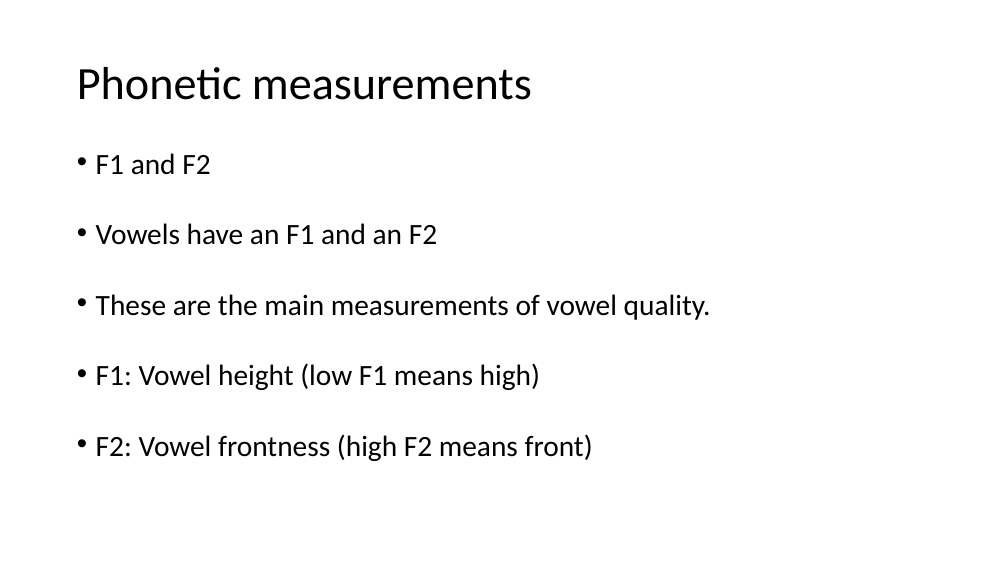
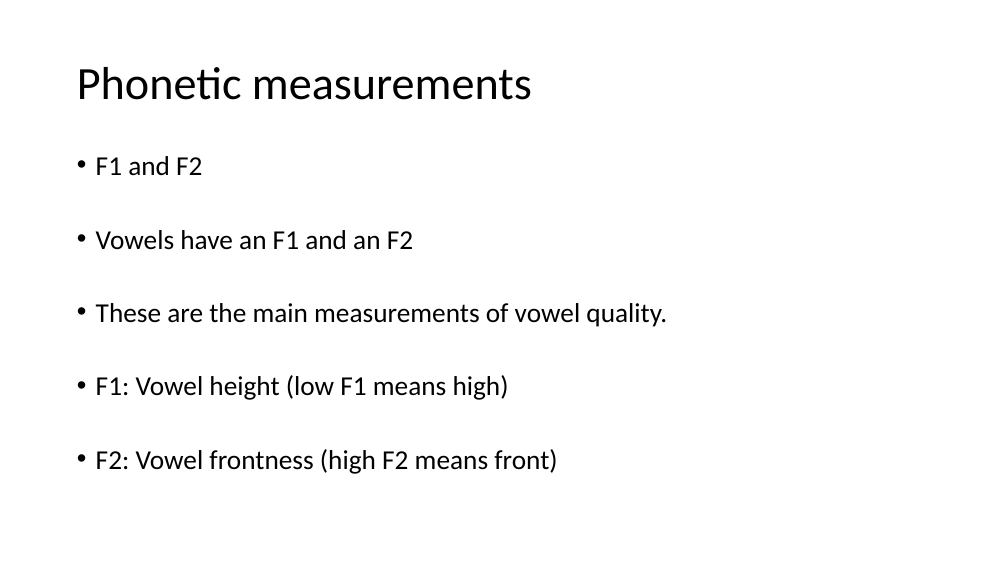
Before and after one commit to ajrtallman/Corpus_Linguistics_FSU_2023-2024, a slide deck: slide 37 of 03_lectures/CorpusLinguistics_2023_11_03.odp. Drawn at 1008x567 pixels with LibreOffice and Linux fonts; fonts in the diff are those of the drawing. Boxes give left, top, right and bottom in pixels: in the first picture for what was removed or moved away, otherwise in the second. Text is boxed around its words. In the diff, an @@ line names an element or a change of style, - is before the commit and + after.

```diff
--- a/03_lectures/CorpusLinguistics_2023_11_03.odp
+++ b/03_lectures/CorpusLinguistics_2023_11_03.odp
@@ text "F1 and F2" at box(96, 156, 667, 474): size 28 to 26 pt; line spacing 0.7 to 0.8 @@
```
Also in this commit, not shown: 3 other slides changed, 4 slides added, 1 slide removed, 5 other files.
